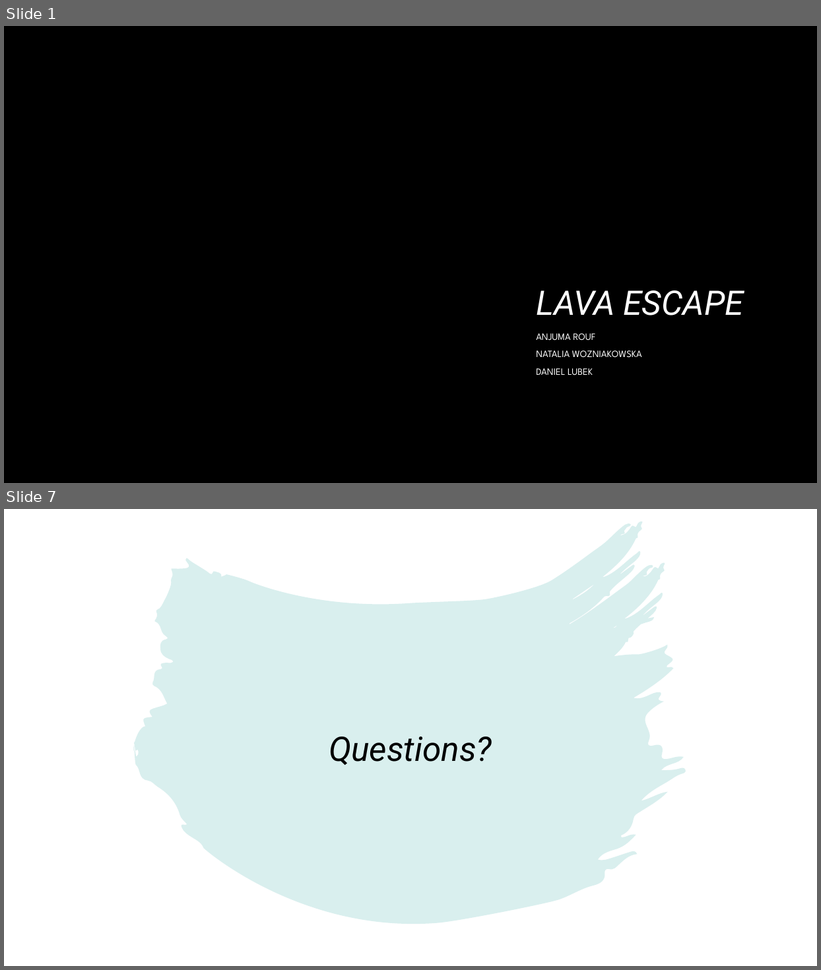
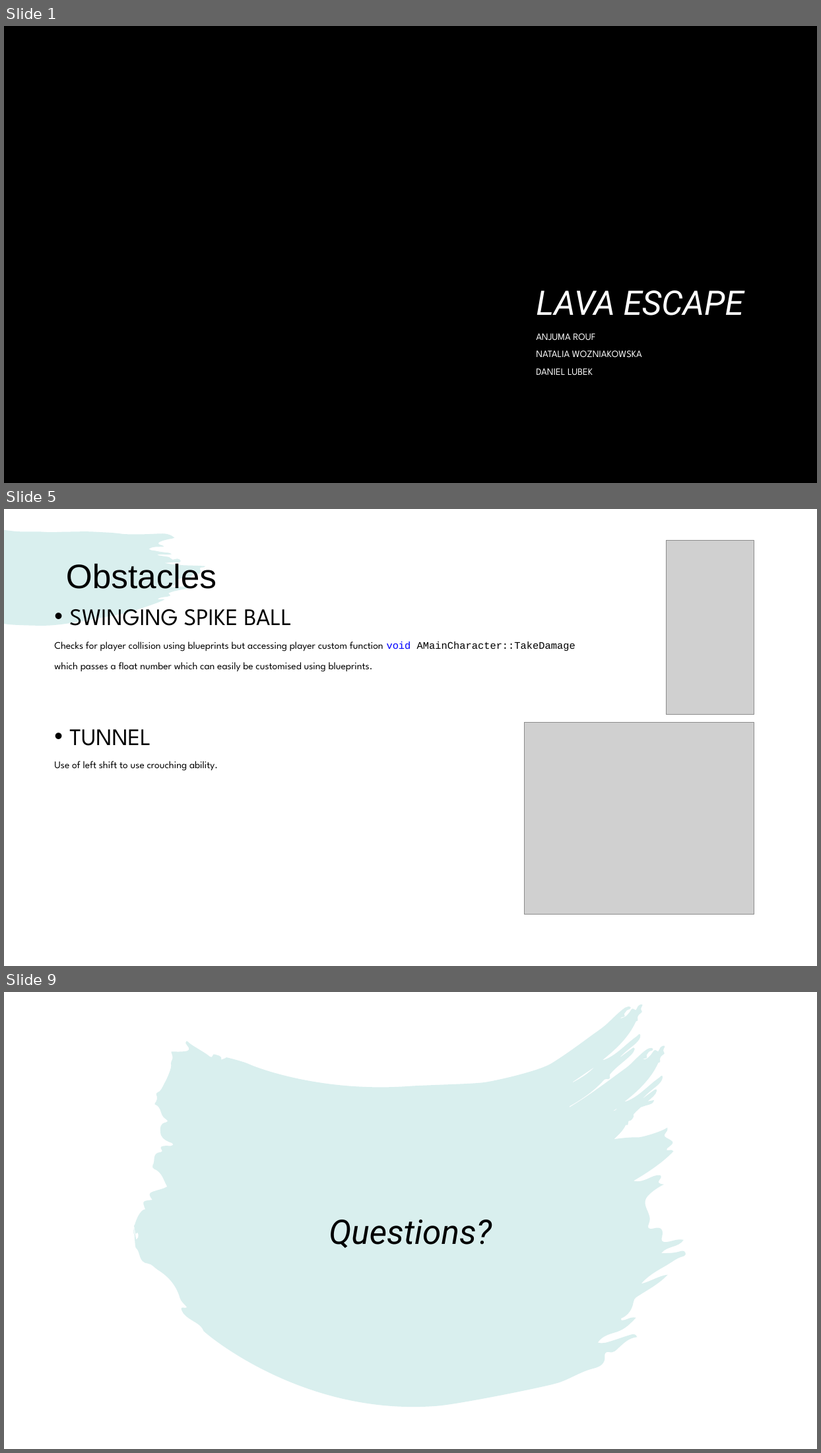
Before and after one commit to Wozniakowska/UE5_Assesment, a slide deck: LavaEscapeSlides.pptx. Shown one above the other, each under a label of ours: slides 1 and 7 before the commit, slides 1, 5 and 9 after it; the slides between them are not shown. The pictures are 821x970 and 821x1453 pixels, drawn with LibreOffice and Linux fonts; fonts in the diff are those of the drawing; grey boxes stand for pictures; background and template pictures are left out. Boxes give left, top, right and bottom in pixels: in the first picture for what was removed or moved away, otherwise in the second. Text is boxed around its words. In the diff, an @@ line names an element or a change of style, - is before the commit and + after.

```diff
--- a/LavaEscapeSlides.pptx
+++ b/LavaEscapeSlides.pptx
@@ slide 5 added at (4, 509, 817, 966), background #FFFFFF @@
@@ freeform shape added at (4, 529, 205, 626), fill #45AFAD at 20% opacity @@
@@ picture added at (667, 541, 754, 715) @@
@@ title added at (66, 563, 217, 589), 40 pt, text #000000 @@
+Obstacles
@@ text added at (54, 609, 576, 771), 12 pt, text #000000 @@
+• SWINGING SPIKE BALL
+Checks for player collision using blueprints but accessing player custom function void AMainCharacter::TakeDamage
+which passes a float number which can easily be customised using blueprints.
+• TUNNEL
+Use of left shift to use crouching ability.
@@ picture added at (525, 722, 754, 915) @@
@@ what was slide 7 is now slide 9 @@
```
Also in this commit, not shown: 2 slides changed, 4 other slides added, 3 slides removed, 1 other file.
